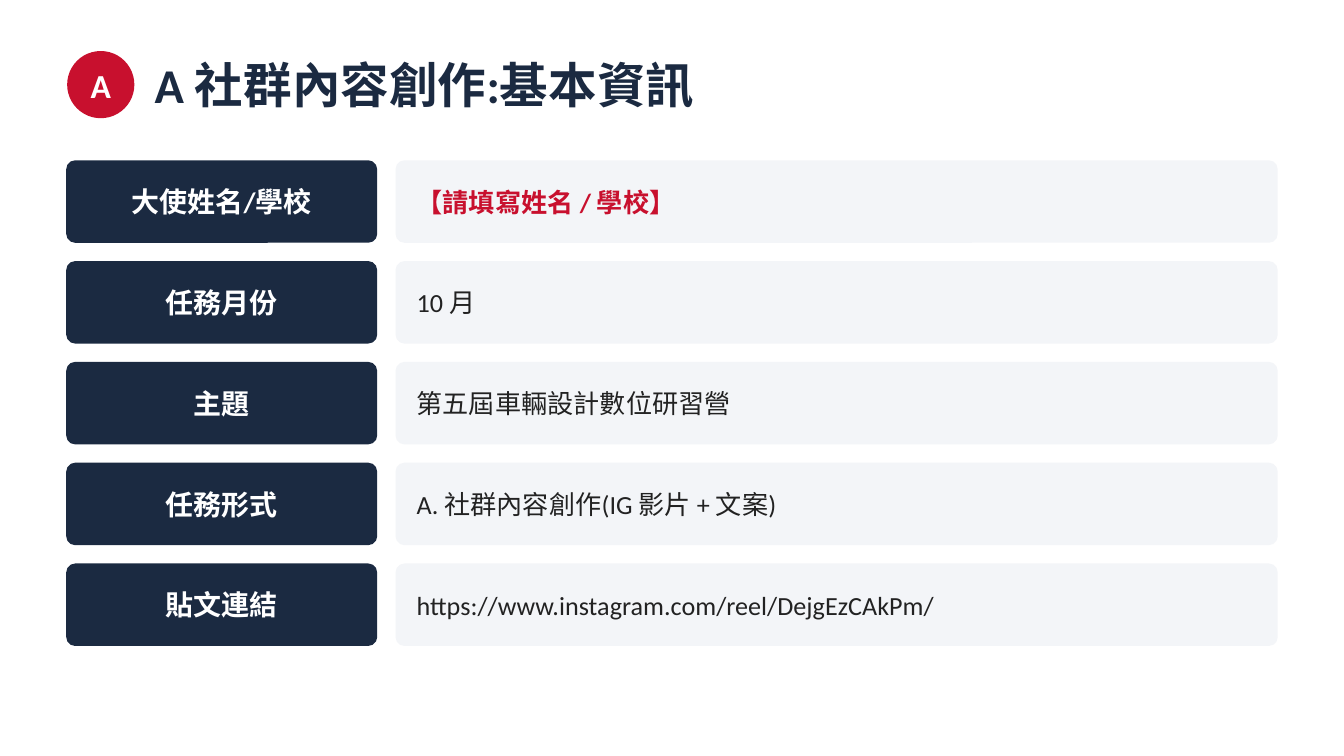
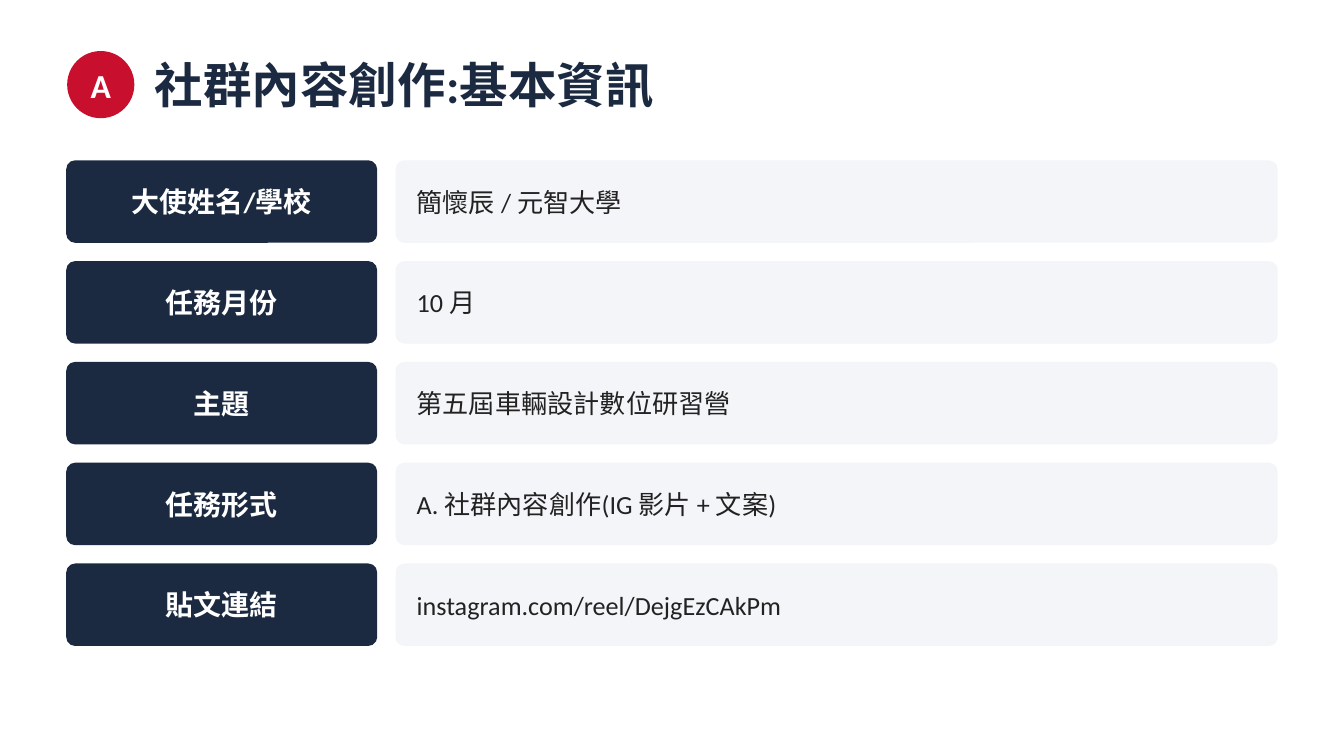
Before and after one commit to tobychien/project-hub, a slide deck: slide 3 of deliverables/CMC_10月_AB任務簡報.pptx. Drawn at 1344x756 pixels with LibreOffice and Linux fonts; fonts in the diff are those of the drawing. Boxes give left, top, right and bottom in pixels: in the first picture for what was removed or moved away, otherwise in the second. Text is boxed around its words. In the diff, an @@ line names an element or a change of style, - is before the commit and + after.

```diff
--- a/deliverables/CMC_10月_AB任務簡報.pptx
+++ b/deliverables/CMC_10月_AB任務簡報.pptx
@@ text at (155,61,654,108): text changed @@
-A 社群內容創作:基本資訊
+社群內容創作:基本資訊
@@ text at (417,190,622,214): text changed; text colour #C8102E to #222222; bold off @@
-【請填寫姓名 / 學校】
+簡懷辰 / 元智大學
@@ text at (417,597,782,620): text changed @@
-https://www.instagram.com/reel/DejgEzCAkPm/
+instagram.com/reel/DejgEzCAkPm
```
Also in this commit, not shown: 9 other slides changed, 1 slide added.
